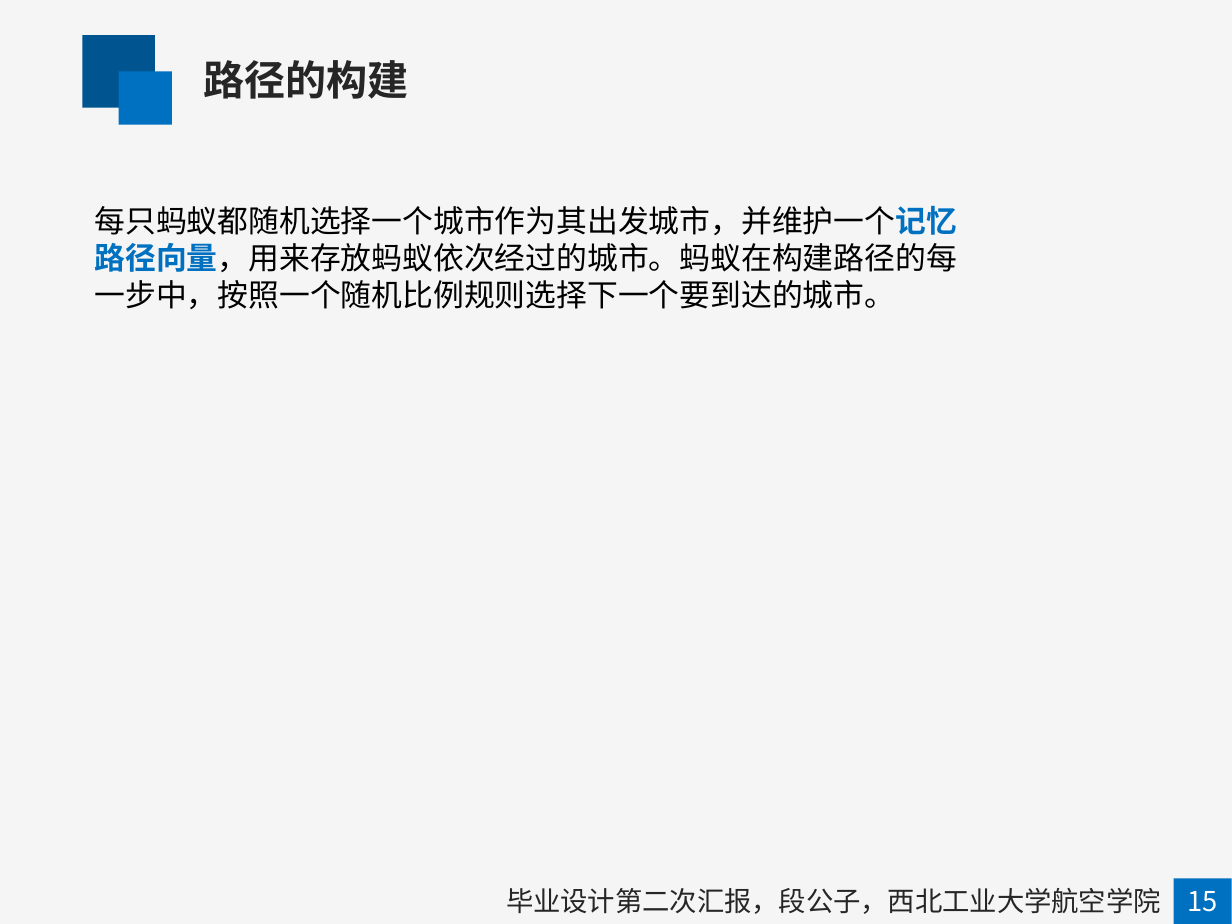
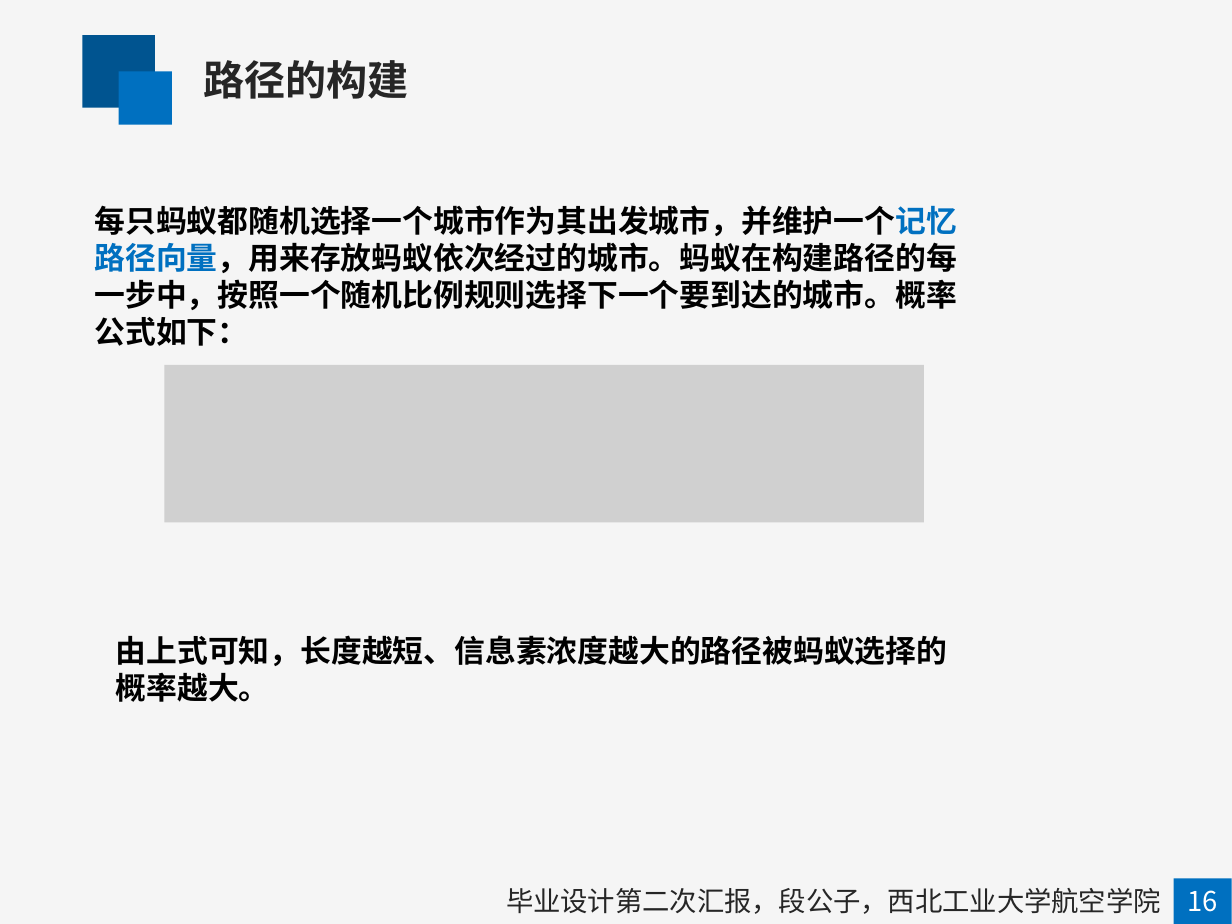
Before and after one commit to mapengfei-nwpu/ant, a slide deck: slide 16 of 蚁群优化算法.pptx. Drawn at 1232x924 pixels with LibreOffice and Linux fonts; fonts in the diff are those of the drawing; grey boxes stand for pictures. Boxes give left, top, right and bottom in pixels: in the first picture for what was removed or moved away, otherwise in the second. Text is boxed around its words. In the diff, an @@ line names an element or a change of style, - is before the commit and + after.

```diff
--- a/蚁群优化算法.pptx
+++ b/蚁群优化算法.pptx
@@ text at (94,205,956,346): text changed; bold on @@
-每只蚂蚁都随机选择一个城市作为其出发城市，并维护一个记忆路径向量，用来存放蚂蚁依次经过的城市。蚂蚁在构建路径的每一步中，按照一个随机比例规则选择下一个要到达的城市。
+每只蚂蚁都随机选择一个城市作为其出发城市，并维护一个记忆路径向量，用来存放蚂蚁依次经过的城市。蚂蚁在构建路径的每一步中，按照一个随机比例规则选择下一个要到达的城市。概率公式如下：
@@ picture added at (164,365,924,522) @@
@@ text added at (116,635,948,702), 18 pt, text #000000, bold @@
+由上式可知，长度越短、信息素浓度越大的路径被蚂蚁选择的
+概率越大。
@@ text at (1187,890,1217,912): text changed @@
-15
+16
```
Also in this commit, not shown: 16 other slides changed, 11 slides added, 2 slides removed, 1 other file.
